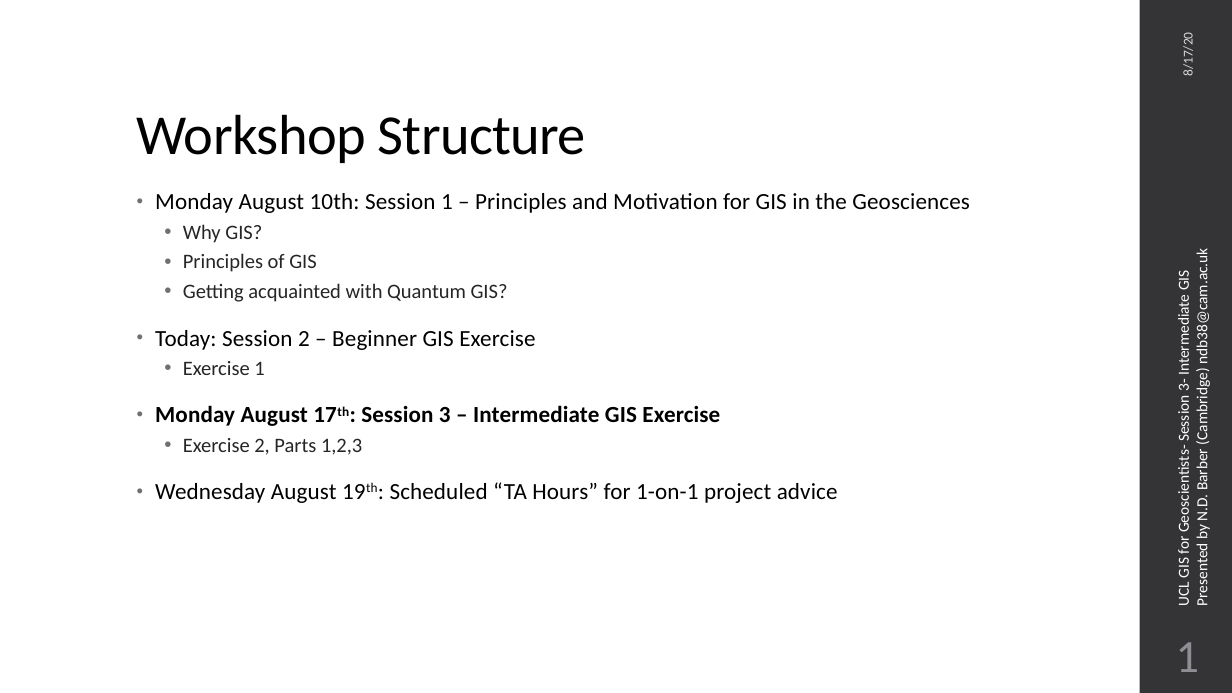
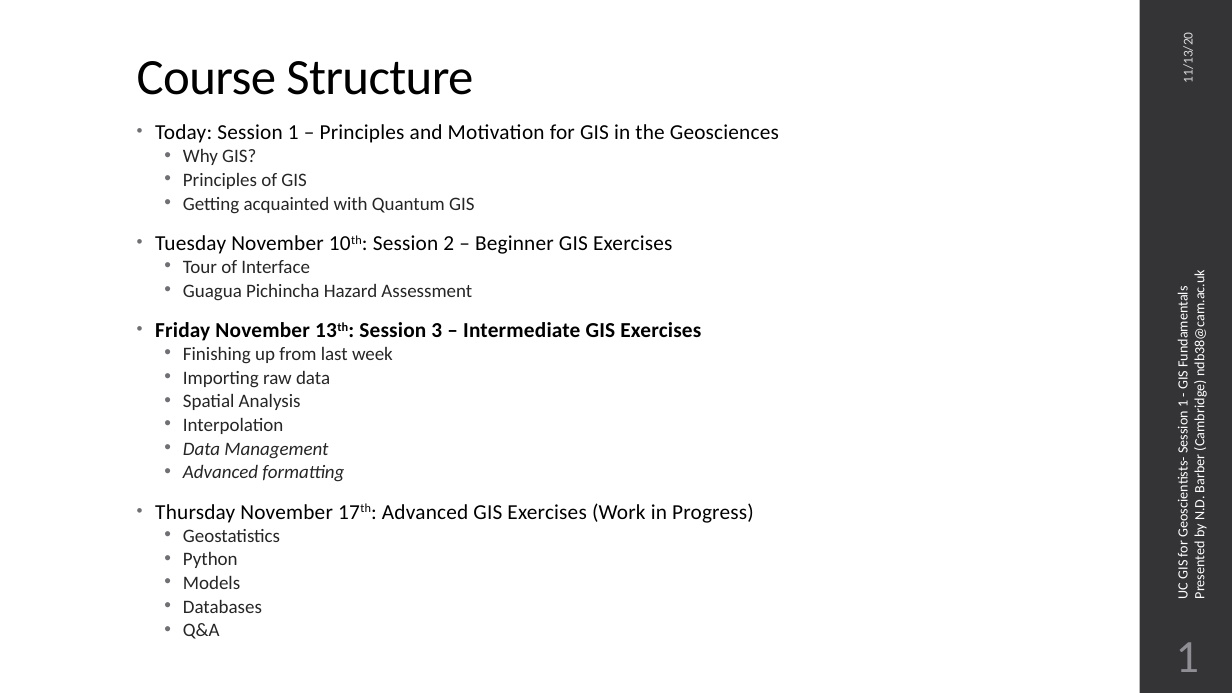
Before and after one commit to ndb38/gis-for-geoscientists, a slide deck: slide 2 of lectures/Session 3/Session3_Lecture.pptx. Drawn at 1232x693 pixels with LibreOffice and Linux fonts; fonts in the diff are those of the drawing. Boxes give left, top, right and bottom in pixels: in the first picture for what was removed or moved away, otherwise in the second. Text is boxed around its words. In the diff, an @@ line names an element or a change of style, - is before the commit and + after.

```diff
--- a/lectures/Session 3/Session3_Lecture.pptx
+++ b/lectures/Session 3/Session3_Lecture.pptx
@@ text at [1180, 37, 1196, 82]: text changed @@
-8/17/20
+11/13/20
@@ title at [137, 61, 473, 95]: text changed; size 44 to 39.6 pt @@
-Workshop Structure
+Course Structure
@@ text added at [155, 124, 779, 639], 14.8 pt, text #262626 @@
+• Today: Session 1 – Principles and Motivation for GIS in the Geosciences
+  • Why GIS?
+  • Principles of GIS
+  • Getting acquainted with Quantum GIS
+• Tuesday November 10th: Session 2 – Beginner GIS Exercises
+  • Tour of Interface
+  • Guagua Pichincha Hazard Assessment
+• Friday November 13th: Session 3 – Intermediate GIS Exercises
+  • Finishing up from last week
+  • Importing raw data
+  • Spatial Analysis
+  • Interpolation
+  • Data Management
+  • Advanced formatting
+• Thursday November 17th: Advanced GIS Exercises (Work in Progress)
+  • Geostatistics
+  • Python
+  • Models
+  • Databases
+  • Q&A
@@ text removed at [155, 224, 838, 503] @@
-• Monday August 10th: Session 1 – Principles and Motivation for GIS in the Geosciences
-  • Why GIS?
-  • Principles of GIS
-  • Getting acquainted with Quantum GIS?
-• Today: Session 2 – Beginner GIS Exercise
-  • Exercise 1
-• Monday August 17th: Session 3 – Intermediate GIS Exercise
-  • Exercise 2, Parts 1,2,3
-• Wednesday August 19th: Scheduled “TA Hours” for 1-on-1 project advice
@@ text at [1174, 280, 1208, 598]: text changed; size 12 to 11 pt @@
-UCL GIS for Geoscientists- Session 3- Intermediate GIS
-Presented by N.D. Barber (Cambridge) ndb38@cam.ac.uk
+UC GIS for Geoscientists- Session 1 - GIS Fundamentals Presented by N.D. Barber (Cambridge) ndb38@cam.ac.uk
```
Also in this commit, not shown: 15 other slides changed, 1 slide added, 28 other files.
